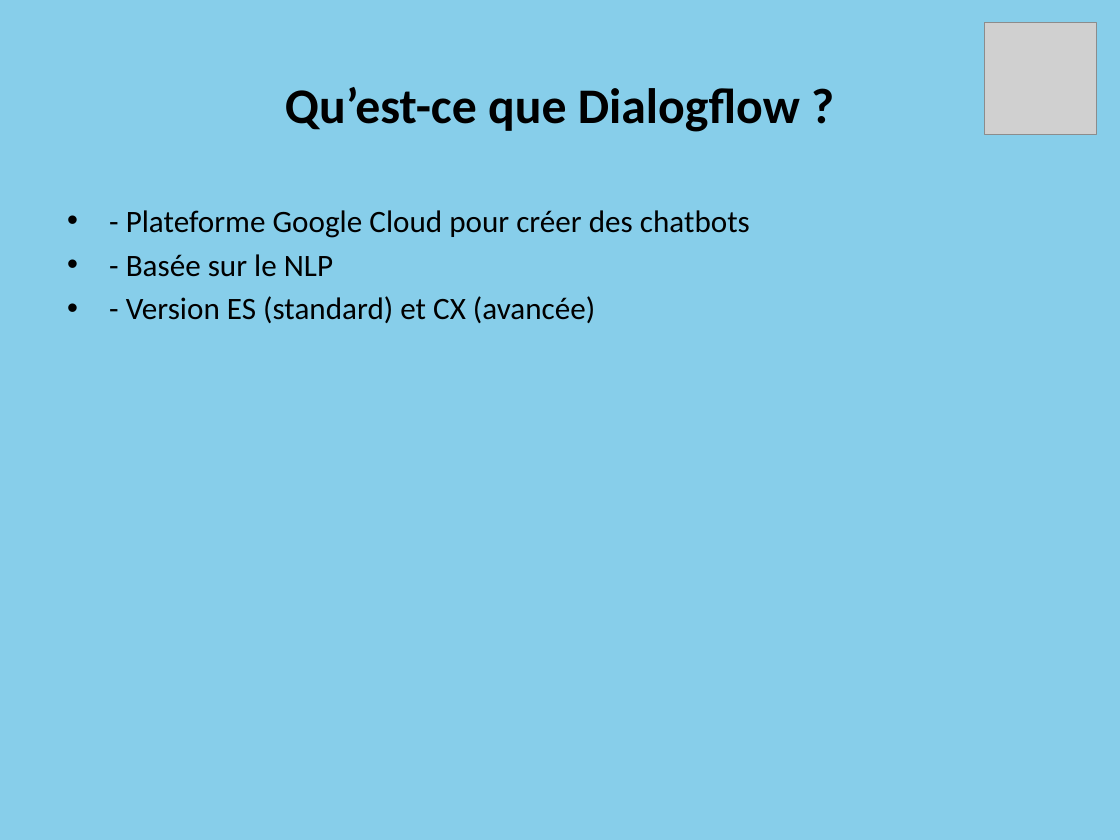
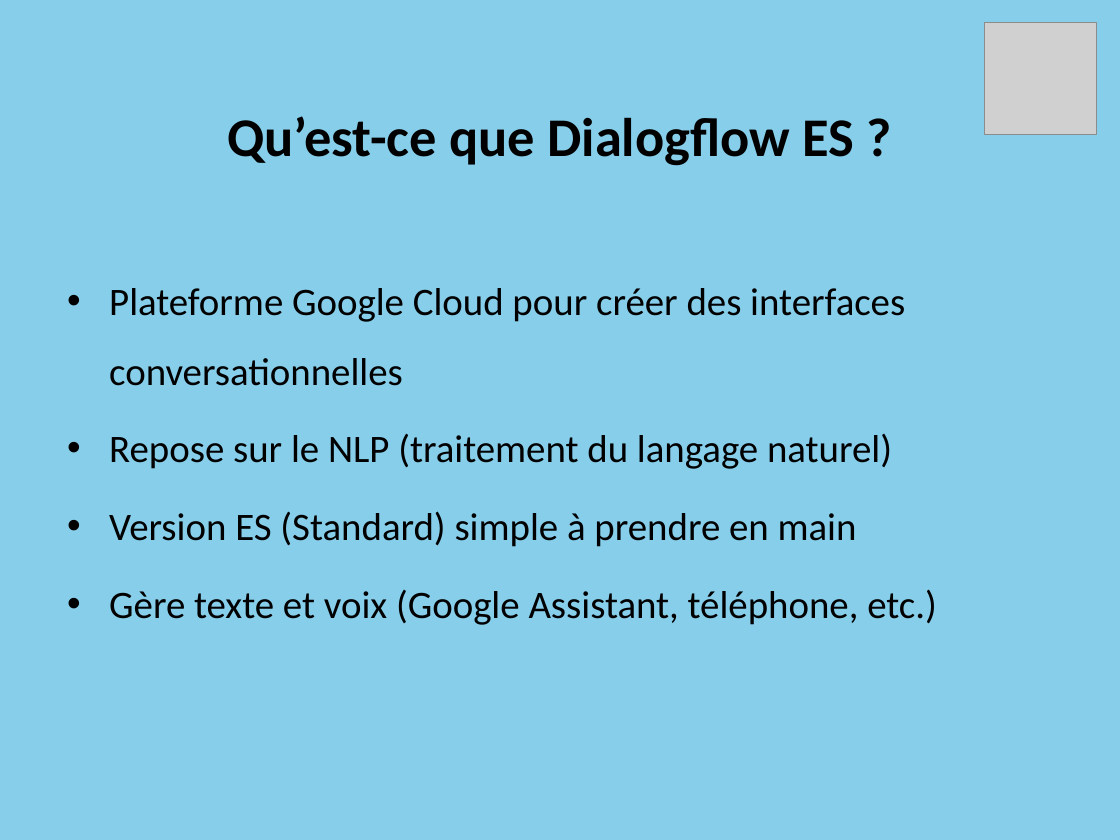
Before and after one commit to Projet-CLD/Google_Dialogflow, a slide deck: slide 3 of Dialogflow_Presentation.pptx. Drawn at 1120x840 pixels with LibreOffice and Linux fonts; fonts in the diff are those of the drawing; grey boxes stand for pictures. Boxes give left, top, right and bottom in pixels: in the first picture for what was removed or moved away, otherwise in the second. Text is boxed around its words. In the diff, an @@ line names an element or a change of style, - is before the commit and + after.

```diff
--- a/Dialogflow_Presentation.pptx
+++ b/Dialogflow_Presentation.pptx
@@ title at (x1=227, y1=116, x2=855, y2=166): text changed; size 32 to 35 pt @@
-Qu’est-ce que Dialogflow ?
+Qu’est-ce que Dialogflow ES ?
@@ text at (x1=109, y1=288, x2=937, y2=625): text changed; size 20 to 25 pt @@
-• - Plateforme Google Cloud pour créer des chatbots
-• - Basée sur le NLP
-• - Version ES (standard) et CX (avancée)
+• Plateforme Google Cloud pour créer des interfaces conversationnelles
+• Repose sur le NLP (traitement du langage naturel)
+• Version ES (Standard) simple à prendre en main
+• Gère texte et voix (Google Assistant, téléphone, etc.)
```
Also in this commit, not shown: 6 other slides changed, 5 slides added, 2 slides removed.
